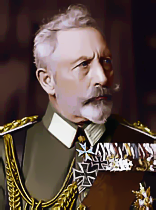
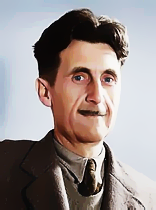
Two versions of the same layered image (156x210). Layer-by-layer changes:
added layer "Ebene 36" above "Ebene 35" over [0, 0, 156, 210]
added layer "Ebene 35" above "Ebene 34" over [0, 0, 156, 210]
added layer "Ebene 34" above "Ebene 33" over [0, 0, 156, 210]
added layer "Ebene 33" above "Ebene 32" over [0, 0, 156, 210]
added layer "Ebene 32" above "Ebene 31" over [0, 0, 156, 210]
added layer "Ebene 31" above "Ebene 30" over [0, 0, 156, 210]
added layer "Ebene 30" above "Ebene 29" over [0, 0, 156, 210]
added layer "Ebene 29" above "Ebene 28" over [0, 0, 156, 210]
added layer "Ebene 28" above "Ebene 27" over [0, 0, 156, 210]
added layer "Ebene 27" above "Ebene 26" over [0, 0, 156, 210]
added layer "Ebene 26" above "Ebene 25" over [0, 0, 156, 210]
